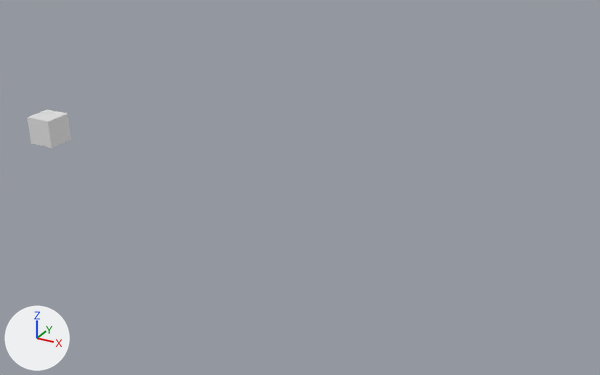
The Blender file Projekt/KurzfilmLA1304.blend: old version first, new version second.
Before and after are seen from a camera (50 mm lens) standing at (43.6, -41.4, 20.4) and looking at (20.3, 0.9, -0.8). The axes (+X, +Y, +Z) are drawn at lower left. The lights are the same throughout.

The scene before the commit, as lines of its bpy script (objects in view):
```python
me_cube = bpy.data.meshes.new('Cube')
me_cube.from_pydata(...)  # a box spanning x -1.0..1.0, y -1.0..1.0, z -1.0..1.0
me_cube.materials.append(mat_material)  # white #e7e7e7
ob_cube = bpy.data.objects.new('Cube', me_cube)
ob_cube.location = (0.0, 0.0, 0.0)
```
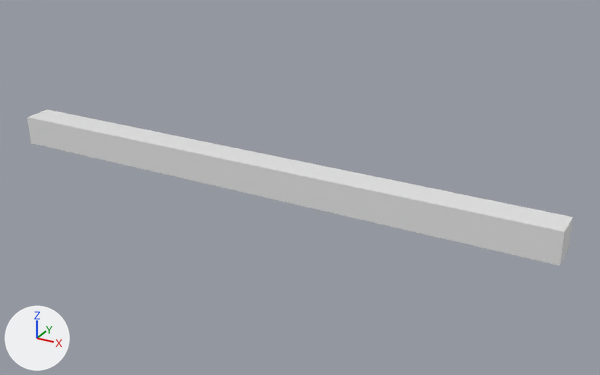
Pixel boxes (x1, y1, x2, y2) of what changed, in the pictures (600 x 375 px):
'Cube', modifiers changed (1116% wider, 295% taller): before (27, 109, 71, 148); after (27, 109, 573, 266)

The edits, one by one:
Object 'Cube' (ob_cube) gains a ARRAY modifier named 'Array'.
Modifier setting: count = 19.
